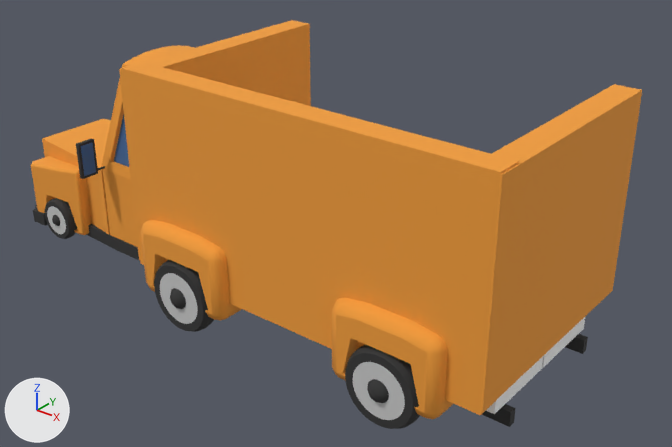
The FBX model Assets/_Project/Models/foodtruck.fbx: old version first, new version second.
One viewpoint serves both versions: a 50 mm lens placed at (121.0, -115.6, 85.4), pointed at (25.2, 4.2, 11.2). The lights are fixed; the arrows at lower left show +X, +Y and +Z. Where no turn or scale is listed for an object, it has been applied to the vertices. Vertices at the same position are counted once.

Objects in the first picture: 'Truck_1359'.
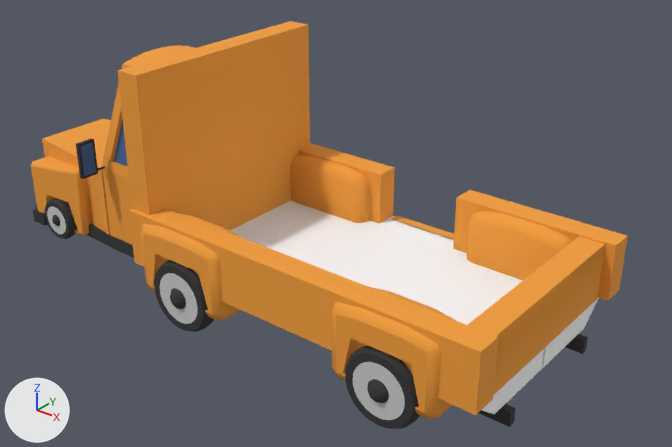
Changed parts and their boxes [x1, y1, x2, y2] in the pictures (672 x 447 px; the box of a moved part takes in the faces that stretch with it):
'Truck_1359', reshaped
    before: [31, 20, 642, 429]
    after: [31, 21, 628, 429]
part 1 of me_truck_1359, moved or reshaped (not visible before)
    after: [129, 208, 498, 415]
part 2 of me_truck_1359, added (orange)
    after: [453, 190, 628, 301]
part 3 of me_truck_1359, moved or reshaped
    before: [119, 20, 311, 262]
    after: [117, 21, 310, 231]
part 4 of me_truck_1359, added (orange)
    after: [468, 236, 605, 395]
part 5 of me_truck_1359, added (orange)
    after: [298, 143, 395, 224]
part 6 of me_truck_1359, deleted (orange)
    before: [120, 62, 519, 415]
part 7 of me_truck_1359, deleted
    before: [454, 84, 642, 413]
part 8 of me_truck_1359, built on
    before: [486, 317, 585, 414]
    after: [139, 201, 599, 414]

The change in detail:
me_truck_1359 has 5705 vertices, 6365 faces and spans x -42.4..73.2, y -28.1..20.2, z -0.6..43.1.
me_truck_1359 is used by ob_truck_1359; location (0.0, 0.0, 0.0).
Verts and faces of me_truck_1359; kept vertices keep their numbers, new ones are numbered from 5705.
Before the commit, vertices of me_truck_1359: 361 (71.7, -3.5, 8.7), 362 (71.7, 10.6, 8.7), 363 (4.5, 11.4, 8.7), 364 (71.7, -4.0, 8.7), 365 (71.7, -18.2, 8.7).
Before the commit, vertices of me_truck_1359: 366 (4.5, -19.0, 8.7).
me_truck_1359 part 1: the loose piece of 8 vertices spanning x 4.2..72.8, y 13.3..17.8, z 8.6..18.6 is moved by (0.0, -39.0, 0.0).
me_truck_1359 part 2: a new loose piece, a box spanning x 44.7..74.0, y 13.3..17.8, z 8.6..18.6, in mat_14___default (orange #f39e38).
me_truck_1359 part 3: the loose piece of 8 vertices spanning x 3.9..8.3, y -24.5..17.3, z 8.4..42.8 is moved by (0.0, -0.4, -0.1).
me_truck_1359 part 4: a new loose piece, a box spanning x 67.8..72.2, y -23.0..15.0, z 8.3..18.3, in mat_14___default (orange #f39e38).
me_truck_1359 part 5: a new loose piece, a box spanning x 7.8..28.4, y 13.3..17.8, z 8.6..18.6, in mat_14___default (orange #f39e38).
me_truck_1359 part 6: the loose piece of 8 vertices spanning x 4.2..72.8, y -24.5..-20.0, z 7.8..43.1 is deleted.
me_truck_1359 part 7: the loose piece of 8 vertices spanning x 68.6..73.1, y -24.5..17.3, z 8.4..42.8 is deleted.
Part 8, on me_truck_1359:
Vertex 361 moves to (71.7, -3.4, 8.7).
Vertex 362 moves to (71.7, 17.1, 8.7).
Vertex 363 moves to (4.5, 18.3, 8.7).
Vertex 364 moves to (71.7, -4.2, 8.7).
Vertex 365 moves to (71.7, -24.6, 8.7).
Vertex 366 moves to (4.5, -25.8, 8.7), pixel (135, 262).
New vertex 5705 is at (29.2, 16.0, 9.0), pixel (391, 218).
New vertex 5706 is at (29.2, 18.2, 8.8), pixel (398, 215).
New vertex 5707 is at (29.2, 31.1, -1.5).
New vertex 5708 is at (29.2, 33.3, -1.7).
New vertices 5709 to 5712 stand at vertices 5705 to 5708, in that order, plus (14.6, 0.0, 0.0).
New faces: (5705, 5709, 5710, 5706), (5706, 5710, 5712, 5708), (5707, 5708, 5712, 5711), (5705, 5707, 5711, 5709), (5705, 5706, 5708, 5707), (5709, 5711, 5712, 5710) (mat_14___default (orange #f39e38)).
